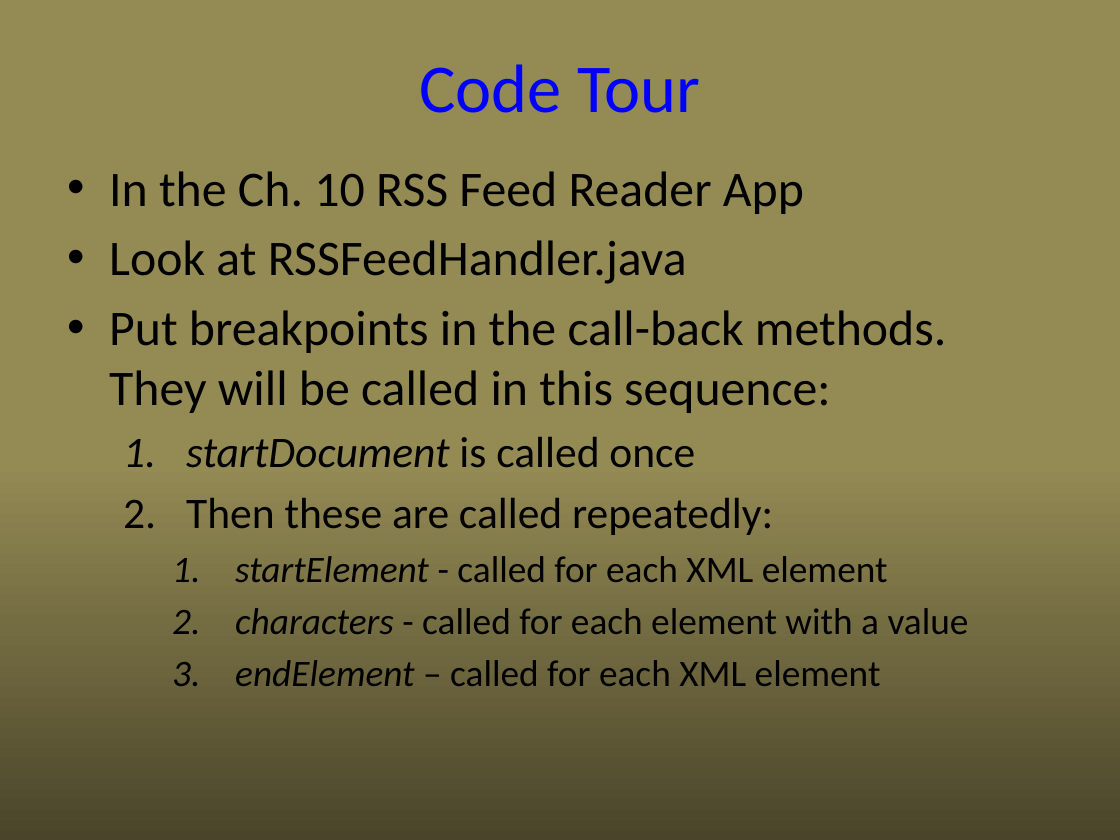
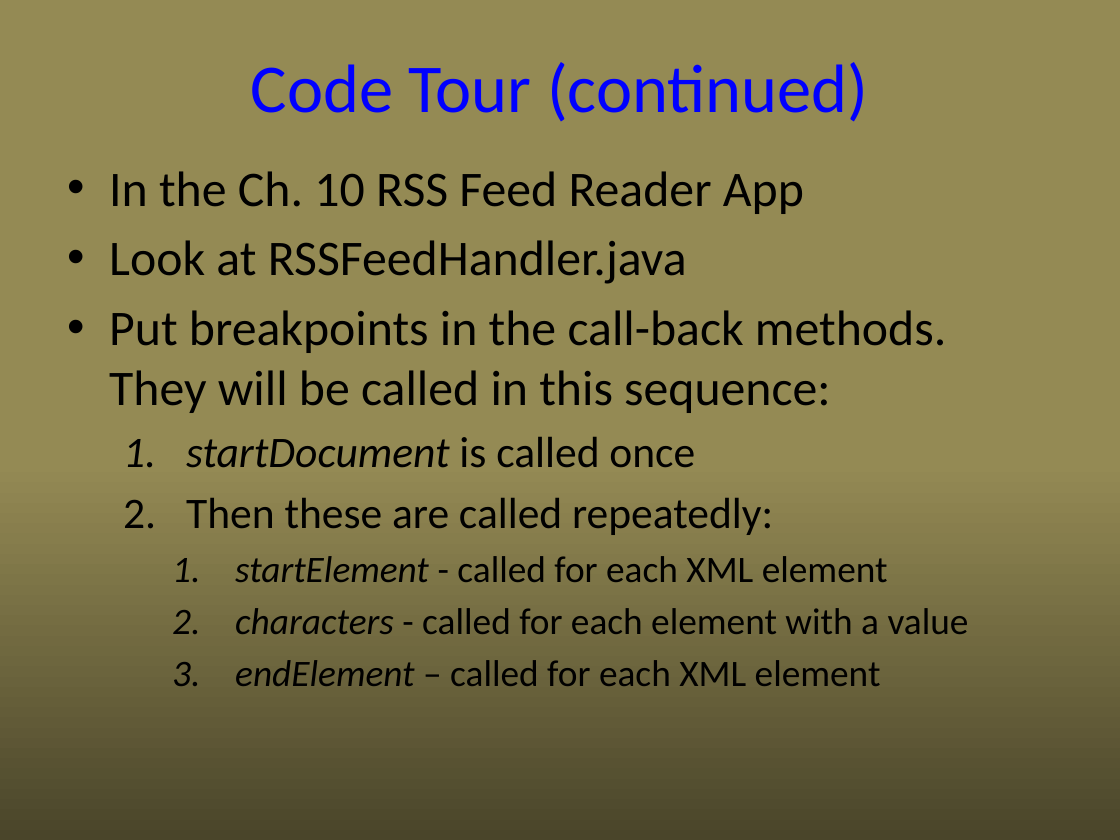
Before and after one commit to UO-CIS/CIS399Android-CourseMaterials, a slide deck: slide 16 of Notes and Slides/CIS399Wk3Day1-HandlingData.pptx. Drawn at 1120x840 pixels with LibreOffice and Linux fonts; fonts in the diff are those of the drawing. Boxes give left, top, right and bottom in pixels: in the first picture for what was removed or moved away, otherwise in the second. Text is boxed around its words. In the diff, an @@ line names an element or a change of style, - is before the commit and + after.

```diff
--- a/Notes and Slides/CIS399Wk3Day1-HandlingData.pptx
+++ b/Notes and Slides/CIS399Wk3Day1-HandlingData.pptx
@@ title at (x1=251, y1=62, x2=868, y2=122): text changed @@
-Code Tour
+Code Tour (continued)
```
Also in this commit, not shown: 3 other files.
